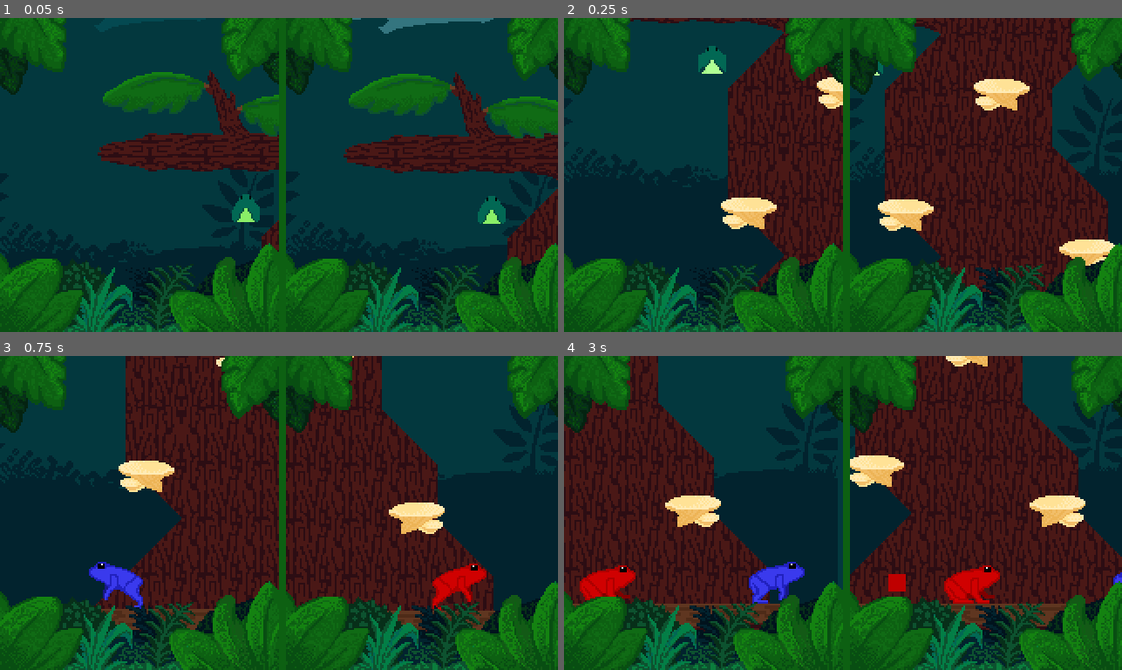
Above: before the commit, frames 1-4 (two rows, left to right).
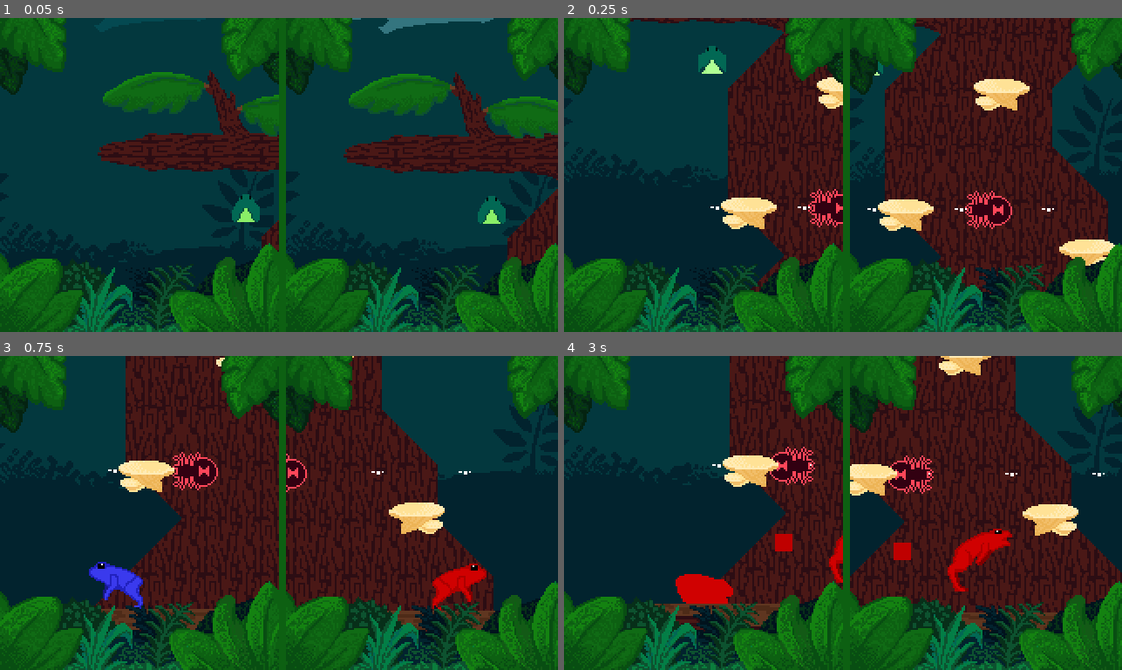
Above: after the commit, the same moments.

Repository: shrubino/CSP_LocalMult
Game: Godot game, scene res://Scenes/main.tscn
Same seed, same stepped clock (60 frames per second), same inputs: the game is played once before the commit and once after it.
Inputs:
- Up to frame 1 (0.05 s): no input
- Up to frame 2 (0.25 s): no input
- Up to frame 3 (0.75 s): hold Right (Right) from 0.53 s (still down); hold A (A) from 0.53 s (still down)
- Up to frame 4 (3 s): tap Up (Up) at 0.77, 1.52 s; tap C (C) at 0.8, 1.35 s; release A (A) at 1.28 s; tap D (D) at 1.55 s; release Right (Right) at 2.03 s; hold Left (Left) 2.03-2.78 s; hold D (D) 2.03-2.78 s; tap M (M) at 2.3, 2.85 s; hold Right (Right) from 2.78 s (still down)

Frame 1 is identical in both runs. In frame 2, 0.6% of the frame differs, in the area x 26-88%, y 54-68%; in frame 3, 0.4%; in frame 4, 45%, in the area x 0-100%, y 0-88%.

Commit message:
Wordboundary fix, remove groundpound, add spider

Diff:
--- a/local-multiplayer-game/Scenes/Level1.tscn
+++ b/local-multiplayer-game/Scenes/Level1.tscn
@@ -19,6 +19,7 @@
 [ext_resource type="Texture2D" uid="uid://dft7xg2cni7a5" path="res://Resources/Tiles/STARTLEDGE (1).png" id="14_jgorv"]
 [ext_resource type="PackedScene" uid="uid://c7n545fkqnejb" path="res://leaf_platform.tscn" id="15_0wsr5"]
 [ext_resource type="PackedScene" uid="uid://b280w46dp8xsh" path="res://long_mushroom.tscn" id="16_ulvkb"]
+[ext_resource type="PackedScene" uid="uid://rychtrincpob" path="res://Scenes/spider.tscn" id="16_yji5v"]
 
 [sub_resource type="TileSetAtlasSource" id="TileSetAtlasSource_jghel"]
 texture = ExtResource("1_joc8x")
@@ -198,6 +199,11 @@
 
 [node name="Player2" parent="." instance=ExtResource("3_ysn8j")]
 position = Vector2(214, 155)
+falling = false
+groundstun = false
+airstun = false
+groundtongue = false
+airtongue = false
 
 [node name="Items" type="Node" parent="."]
 
@@ -276,7 +282,7 @@
 
 [node name="DragonFly_2" parent="DragonFlies" instance=ExtResource("11_2h8qs")]
 z_index = 1
-position = Vector2(117, -244)
+position = Vector2(143, -218)
 
 [node name="AnimationPlayer" type="AnimationPlayer" parent="DragonFlies/DragonFly_2"]
 libraries = {
@@ -331,16 +337,16 @@
 }
 autoplay = "move"
 
-[node name="WorldBoundries" type="Node" parent="."]
-
-[node name="L_WorldBoundry" type="StaticBody2D" parent="WorldBoundries"]
+[node name="WorldBoundries" type="Node" parent="." groups=["WorldBoundaries"]]
+
+[node name="L_WorldBoundry" type="StaticBody2D" parent="WorldBoundries" groups=["WorldBoundaries"]]
 
 [node name="CollisionShape2D" type="CollisionShape2D" parent="WorldBoundries/L_WorldBoundry"]
 position = Vector2(4, 162)
 rotation = 1.5707964
 shape = SubResource("WorldBoundaryShape2D_ysn8j")
 
-[node name="R_WorldBoundry" type="StaticBody2D" parent="WorldBoundries"]
+[node name="R_WorldBoundry" type="StaticBody2D" parent="WorldBoundries" groups=["WorldBoundaries"]]
 position = Vector2(317, 317)
 rotation = -3.1415925
 
@@ -349,7 +355,7 @@
 rotation = 1.5707964
 shape = SubResource("WorldBoundaryShape2D_ysn8j")
 
-[node name="D_WorldBoundry" type="StaticBody2D" parent="WorldBoundries"]
+[node name="D_WorldBoundry" type="StaticBody2D" parent="WorldBoundries" groups=["WorldBoundaries"]]
 position = Vector2(-4, 193)
 rotation = -1.5707964
 
@@ -362,6 +368,9 @@
 position = Vector2(17.999992, 178)
 rotation = 1.5707964
 texture = ExtResource("14_jgorv")
+
+[node name="Spider" parent="WorldBoundries" instance=ExtResource("16_yji5v")]
+position = Vector2(164, 101)
 
 [node name="End" parent="." node_paths=PackedStringArray("win_panel", "win_label") instance=ExtResource("13_6jj8j")]
 visible = false
--- a/local-multiplayer-game/Scenes/main.tscn
+++ b/local-multiplayer-game/Scenes/main.tscn
@@ -16,7 +16,6 @@
 
 [node name="AudioStreamPlayer2D" type="AudioStreamPlayer2D" parent="."]
 stream = ExtResource("2_hptm8")
-autoplay = true
 parameters/looping = true
 
 [node name="HBoxContainer" type="HBoxContainer" parent="."]
--- /dev/null
+++ b/local-multiplayer-game/Scenes/spider.tscn
@@ -0,0 +1,74 @@
+[gd_scene load_steps=9 format=3 uid="uid://rychtrincpob"]
+
+[ext_resource type="Script" uid="uid://wkls4tpy0e2n" path="res://Scripts/spider.gd" id="1_gedd4"]
+[ext_resource type="Texture2D" uid="uid://dbl2pl8lc2ae5" path="res://Resources/spidersheet.png" id="1_h33fn"]
+[ext_resource type="Texture2D" uid="uid://vtj3o84hpue7" path="res://Resources/Prototype/monochrome_tilemap_transparent.png" id="3_sbdki"]
+
+[sub_resource type="AtlasTexture" id="AtlasTexture_gedd4"]
+atlas = ExtResource("1_h33fn")
+region = Rect2(0, 0, 48, 32)
+
+[sub_resource type="AtlasTexture" id="AtlasTexture_sbdki"]
+atlas = ExtResource("1_h33fn")
+region = Rect2(48, 0, 48, 32)
+
+[sub_resource type="SpriteFrames" id="SpriteFrames_qu26k"]
+animations = [{
+"frames": [{
+"duration": 1.0,
+"texture": SubResource("AtlasTexture_gedd4")
+}, {
+"duration": 1.0,
+"texture": SubResource("AtlasTexture_sbdki")
+}],
+"loop": true,
+"name": &"default",
+"speed": 5.0
+}]
+
+[sub_resource type="RectangleShape2D" id="RectangleShape2D_nxbgl"]
+size = Vector2(17.5, 9)
+
+[sub_resource type="CapsuleShape2D" id="CapsuleShape2D_sbdki"]
+radius = 9.0
+height = 26.0
+
+[node name="Spider" type="Node2D"]
+script = ExtResource("1_gedd4")
+
+[node name="L" type="Sprite2D" parent="."]
+texture = ExtResource("3_sbdki")
+region_enabled = true
+region_rect = Rect2(106, 296, 7, 2)
+
+[node name="L2" type="Sprite2D" parent="."]
+texture = ExtResource("3_sbdki")
+region_enabled = true
+region_rect = Rect2(106, 296, 7, 2)
+
+[node name="R" type="Sprite2D" parent="."]
+texture = ExtResource("3_sbdki")
+region_enabled = true
+region_rect = Rect2(106, 296, 7, 2)
+
+[node name="R2" type="Sprite2D" parent="."]
+texture = ExtResource("3_sbdki")
+region_enabled = true
+region_rect = Rect2(106, 296, 7, 2)
+
+[node name="SpiderBody" type="StaticBody2D" parent="."]
+
+[node name="AnimatedSprite2D" type="AnimatedSprite2D" parent="SpiderBody"]
+sprite_frames = SubResource("SpriteFrames_qu26k")
+
+[node name="CollisionShape2D" type="CollisionShape2D" parent="SpiderBody"]
+shape = SubResource("RectangleShape2D_nxbgl")
+
+[node name="Area2D" type="Area2D" parent="SpiderBody"]
+collision_mask = 3
+
+[node name="CollisionShape2D" type="CollisionShape2D" parent="SpiderBody/Area2D"]
+rotation = 1.5707964
+shape = SubResource("CapsuleShape2D_sbdki")
+
+[connection signal="body_entered" from="SpiderBody/Area2D" to="." method="_on_area_2d_body_entered"]
--- a/local-multiplayer-game/Scripts/dragon_fly.gd
+++ b/local-multiplayer-game/Scripts/dragon_fly.gd
@@ -10,7 +10,7 @@
 
 func _process(delta: float) -> void:
 
-	if position.x < (global_position.x - 55) or position.x > (global_position.x + 55):
+	if position.x < (startingPoint.x - 55) or position.x > (startingPoint.x + 55):
 		if canflip == true:
 			canflip = false
 			sprite.flip_h = not sprite.flip_h
--- a/local-multiplayer-game/Scripts/player_1.gd
+++ b/local-multiplayer-game/Scripts/player_1.gd
@@ -245,7 +245,6 @@
 		anim.play("falling")
 
 	if tongueFiring and is_on_floor():
-		print("Firing")
 		anim.play("groundtongue")
 	elif tongueFiring and !is_on_floor():
 		anim.play("airtongue")
@@ -394,11 +393,12 @@
 
 	#INFO Ground Pound
 	if groundPound and downTap and !is_on_floor() and !is_on_wall():
-		groundPounding = true
-		gravityActive = false
-		velocity.y = 0
-		await get_tree().create_timer(groundPoundPause).timeout
-		_groundPound()
+		pass #WE'RE REMOVING GROUND POUND DUE TO PLAYER SKILL LOL
+		#groundPounding = true
+		#gravityActive = false
+		#velocity.y = 0
+		#await get_tree().create_timer(groundPoundPause).timeout
+		#_groundPound()
 	if is_on_floor() and groundPounding:
 		_endGroundPound()
 	move_and_slide()
@@ -523,8 +523,9 @@
 	isStunned = false
 
 func pullToObject(body):
-	if tongueFiring and body is not TileMapLayer:
+	if tongueFiring and body is not TileMapLayer and !body.is_in_group("WorldBoundaries"):
+		print(body)
 		var pullTween = get_tree().create_tween()
-		pullTween.tween_property(self, "position", body.position + Vector2(8, -14), 0.25).set_trans(Tween.TRANS_CUBIC).set_ease(Tween.EASE_IN_OUT)
+		pullTween.tween_property(self, "position", body.position + Vector2(8, -25), 0.25).set_trans(Tween.TRANS_CUBIC).set_ease(Tween.EASE_IN_OUT)
 		pullTween.play()
 	return
--- a/local-multiplayer-game/Scripts/player_2.gd
+++ b/local-multiplayer-game/Scripts/player_2.gd
@@ -246,7 +246,6 @@
 		anim.play("falling")
 
 	if tongueFiring and is_on_floor():
-		print("Firing")
 		anim.play("groundtongue")
 	elif tongueFiring and !is_on_floor():
 		anim.play("airtongue")
@@ -397,12 +396,12 @@
 
 	#INFO Ground Pound
 	if groundPound and downTap and !is_on_floor() and !is_on_wall():
-		groundPounding = true
-		gravityActive = false
-		velocity.y = 0
-		await get_tree().create_timer(groundPoundPause).timeout
-		_groundPound()
-	if is_on_floor() and groundPounding:
+		pass #WE'RE REMOVING GROUND POUND DUE TO PLAYER SKILL LOL
+		#groundPounding = true
+		#gravityActive = false
+		#velocity.y = 0
+		#await get_tree().create_timer(groundPoundPause).timeout
+		#_groundPound()	if is_on_floor() and groundPounding:
 		_endGroundPound()
 	move_and_slide()
 
@@ -498,7 +497,6 @@
 
 #this just checks whether the tongue has hit something
 func _on_tongue_body_entered(body: Node2D) -> void:
-	print(body)
 	if tongueFiring:
 		if body == otherPlayer and canStick:
 			canStick = false
@@ -517,8 +515,9 @@
 	isStunned = false
 
 func pullToObject(body):
-	if tongueFiring and body is not TileMapLayer:
+	if tongueFiring and body is not TileMapLayer and !body.is_in_group("WorldBoundaries"):
+		print(body)
 		var pullTween = get_tree().create_tween()
-		pullTween.tween_property(self, "position", body.position + Vector2(8, -14), 0.25).set_trans(Tween.TRANS_CUBIC).set_ease(Tween.EASE_IN_OUT)
+		pullTween.tween_property(self, "position", body.position + Vector2(8, -25), 0.25).set_trans(Tween.TRANS_CUBIC).set_ease(Tween.EASE_IN_OUT)
 		pullTween.play()
 	return
--- /dev/null
+++ b/local-multiplayer-game/Scripts/spider.gd
@@ -0,0 +1,41 @@
+extends Node2D
+@export var speed := 40
+@export var left_distance := 75
+@export var right_distance := 75
+@onready var headed_left = true
+@onready var starting_pos
+
+@onready var marker_l = $L
+@onready var marker_l2 = $L2
+
+@onready var marker_r = $R
+@onready var marker_r2 = $R2
+
+@onready var spider = $SpiderBody
+@onready var spider_sprite = $SpiderBody/AnimatedSprite2D
+func _ready() -> void:
+	starting_pos = global_position
+	marker_l.global_position.x = starting_pos.x - left_distance
+	marker_r.global_position.x = starting_pos.x + right_distance
+	marker_l2.global_position.x = starting_pos.x - (left_distance/3)
+	marker_r2.global_position.x = starting_pos.x + (right_distance/3)
+
+
+func _physics_process(delta: float) -> void:
+	if headed_left == true:
+		spider.position.x -= speed * delta
+		spider_sprite.flip_h = true
+	elif headed_left == false:
+		spider.position.x += speed * delta
+		spider_sprite.flip_h = false
+
+	if spider.position.x <= marker_l.position.x:
+		headed_left = false
+	if spider.position.x >= marker_r.position.x:
+		headed_left = true
+
+
+func _on_area_2d_body_entered(body: Node2D) -> void:
+	print("Body entering")
+	if body.is_in_group("Player1") or body.is_in_group("Player2"):
+		body._getStunned(2)
Binary file added: local-multiplayer-game/Resources/spidersheet.png
Not shown, added: local-multiplayer-game/Resources/spidersheet.png.import
Not shown: 1 places in local-multiplayer-game/Scenes/Level1.tscn that only renumber resources
Not shown, added: local-multiplayer-game/Scripts/spider.gd.uid
